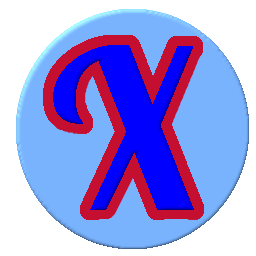
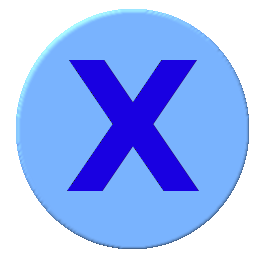
Before/after of a 256 x 256 layered artwork. What changed in the layer stack:
removed layer "close" over box(53, 45, 194, 210)
removed layer "close-sh" over box(43, 35, 204, 220)
painted on "X" over box(53, 45, 200, 210)
